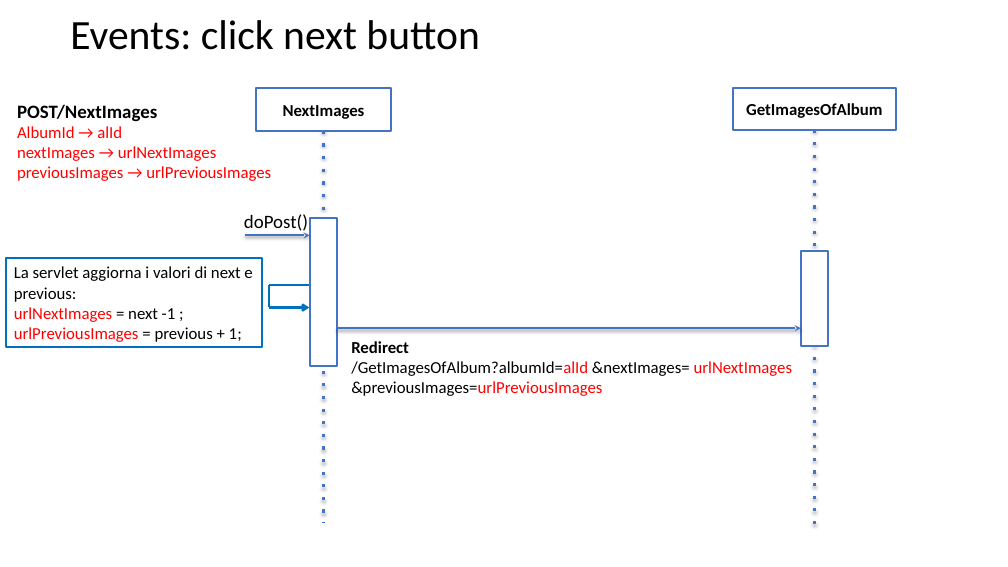
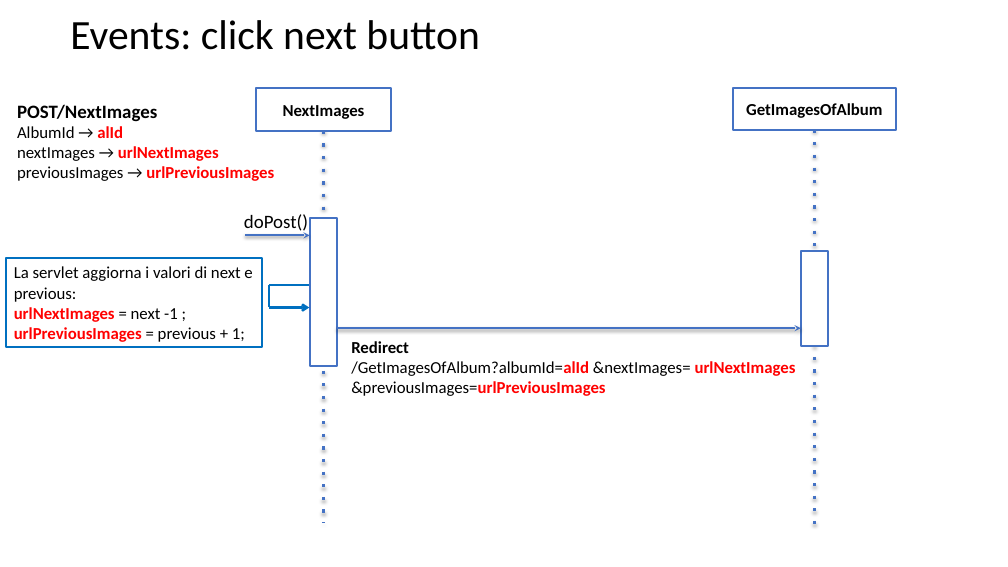
Before and after one commit to Giulsmoon/TecnologiePerIlWeb_Project1, a slide deck: slide 9 of Presentazioni Powerpoint/Progetto1_versione_PURE_HTML.pptx. Drawn at 1008x567 pixels with LibreOffice and Linux fonts; fonts in the diff are those of the drawing. Boxes give left, top, right and bottom in pixels: in the first picture for what was removed or moved away, otherwise in the second. Text is boxed around its words. In the diff, an @@ line names an element or a change of style, - is before the commit and + after.

Commit message:
sistemazione delle presentazioni e modifica codice javascript per la gestione dell'image details

```diff
--- a/Presentazioni Powerpoint/Progetto1_versione_PURE_HTML.pptx
+++ b/Presentazioni Powerpoint/Progetto1_versione_PURE_HTML.pptx
@@ text at (x1=17, y1=126, x2=274, y2=181): text colour #FF0000 to #000000 in "AlbumId →", "nextImages →", "previousImages →"; bold on in "alId", "urlNextImages", "urlPreviousImages" @@
@@ text in rectangle at (x1=14, y1=307, x2=245, y2=342): bold on in "urlNextImages", "urlPreviousImages" @@
@@ text "Redirect /GetImagesOfAlbum?albumId=alId &nextImages= urlNext ..." at (x1=351, y1=341, x2=796, y2=396): bold on in "/GetImagesOfAlbum?albumId=alId urlNextImages &previousImages ..." @@
```
Also in this commit, not shown: 4 other slides changed, 6 other files.
